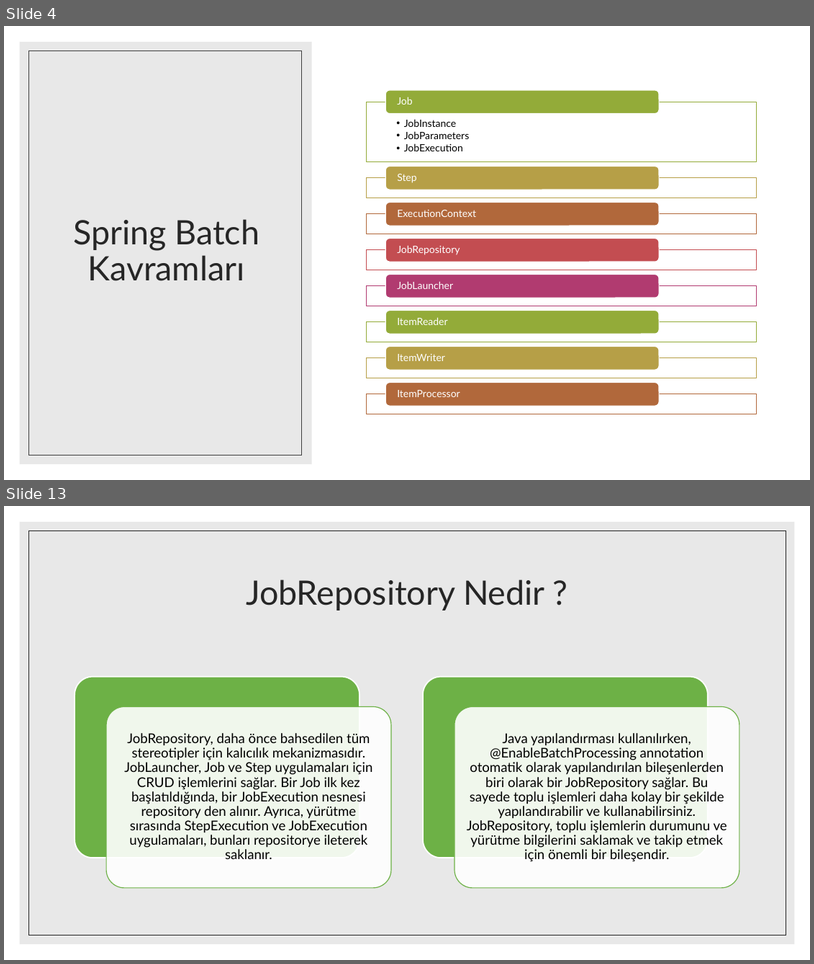
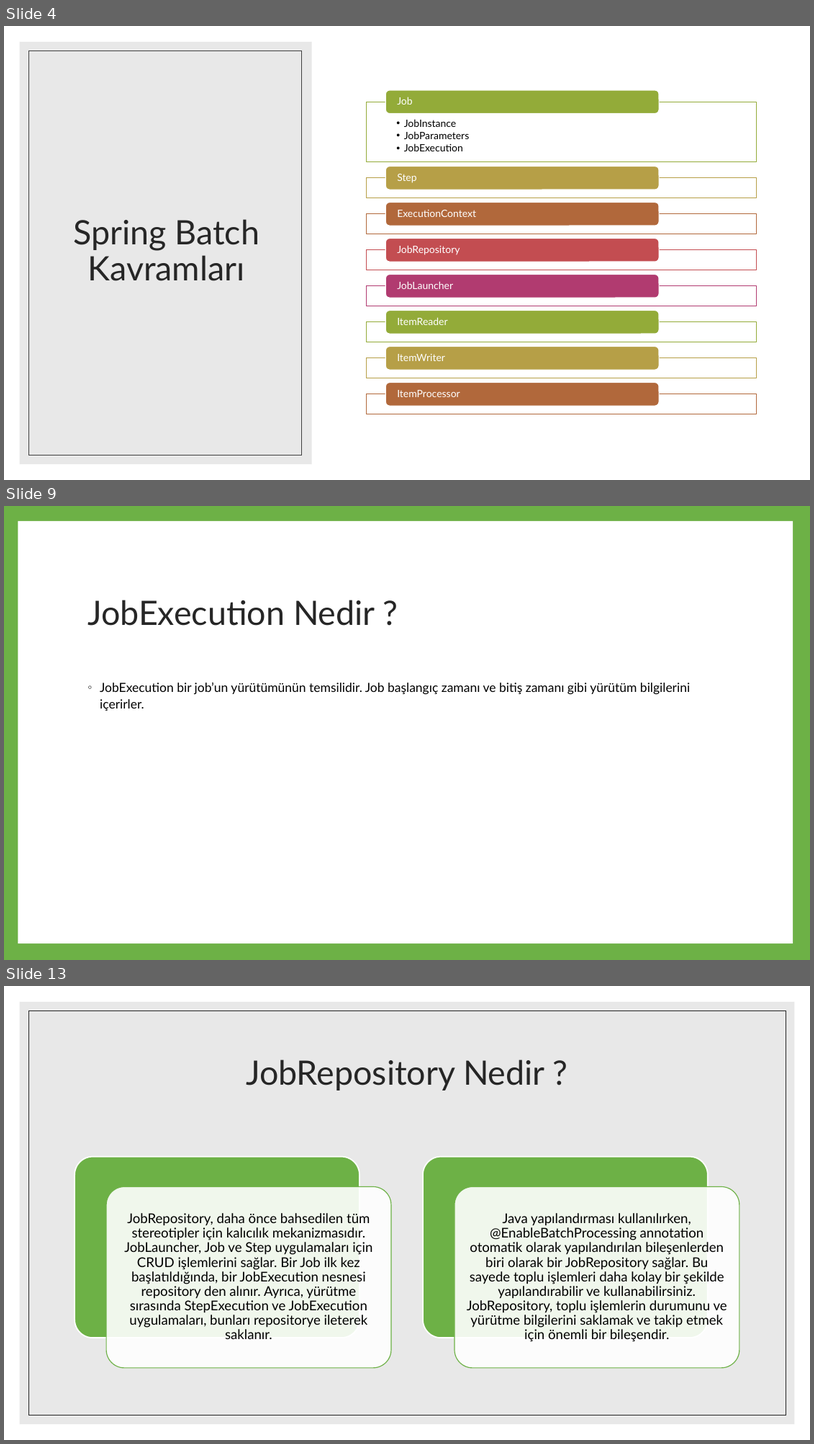
Before and after one commit to yusufemirhanarslan/PythonExercise, a slide deck: SpringBatch.pptx. Shown one above the other, each under a label of ours: slides 4 and 13 before the commit, slides 4, 9 and 13 after it; the slides between them are not shown. The pictures are 814x964 and 814x1444 pixels, drawn with LibreOffice and Linux fonts; fonts in the diff are those of the drawing. Boxes give left, top, right and bottom in pixels: in the first picture for what was removed or moved away, otherwise in the second. Text is boxed around its words. In the diff, an @@ line names an element or a change of style, - is before the commit and + after.

```diff
--- a/SpringBatch.pptx
+++ b/SpringBatch.pptx
@@ slide 9 added at [4,506,810,960], background #FFFFFF @@
@@ rectangle added at [4,506,810,960], fill #6DB146 @@
@@ rectangle added at [18,521,793,943], fill #FFFFFF @@
@@ title added at [88,600,376,626], 40 pt, text #262626 @@
+JobExecution Nedir ?
@@ text added at [100,682,690,710], 15 pt, text #000000 @@
+◦ JobExecution bir job’un yürütümünün temsilidir. Job başlangıç zamanı ve bitiş zamanı gibi yürütüm bilgilerini içerirler.
```
Also in this commit, not shown: 10 slides changed, 2 other slides added, 2 slides removed.
